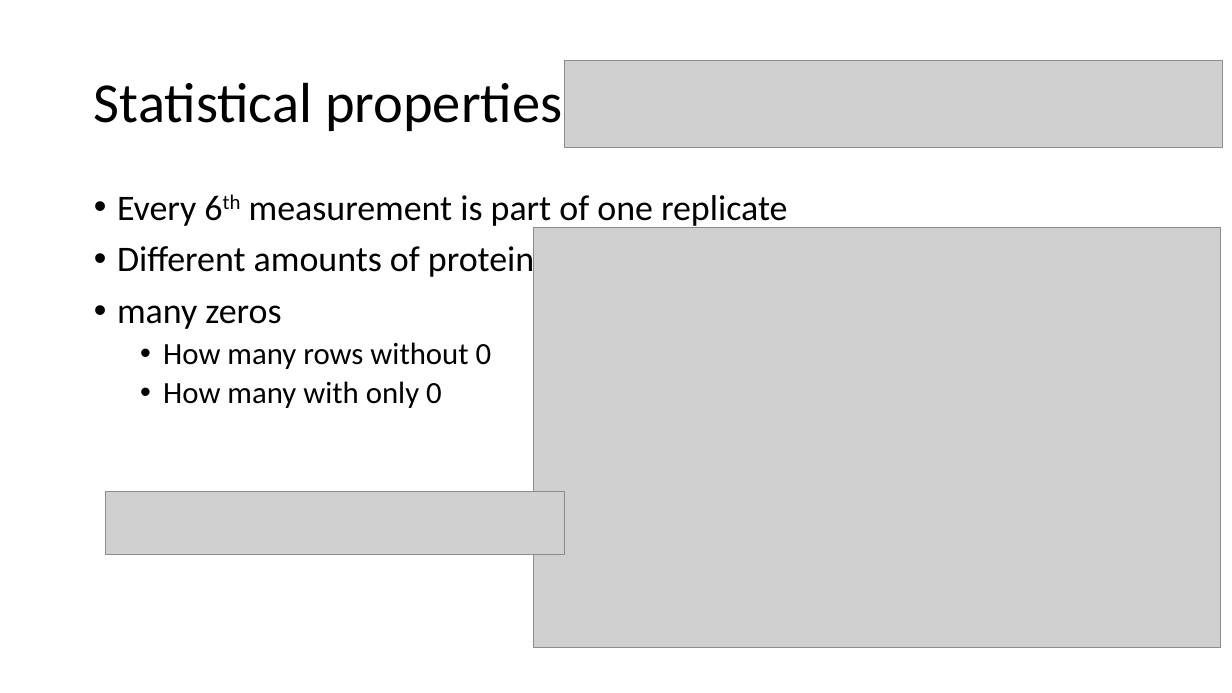
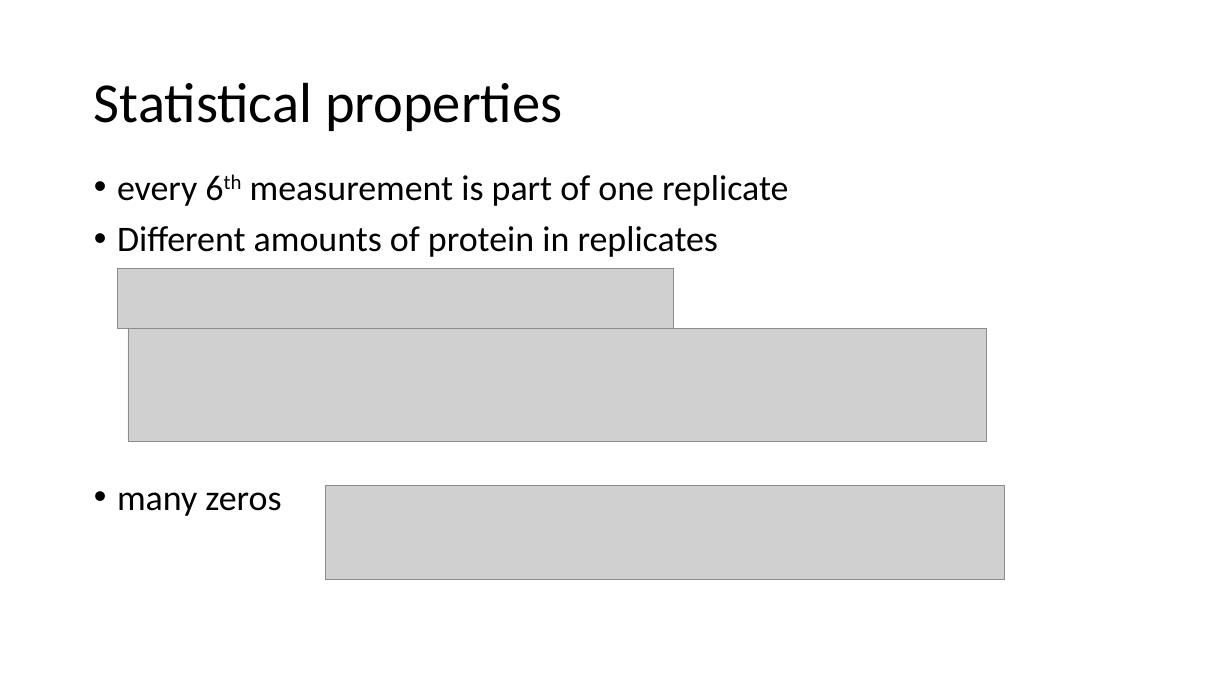
Before and after one commit to datascience-mobi-2022/2022-topic-03-team-05, a slide deck: slide 2 of Folien Data set.pptx. Drawn at 1232x693 pixels with LibreOffice and Linux fonts; fonts in the diff are those of the drawing; grey boxes stand for pictures. Boxes give left, top, right and bottom in pixels: in the first picture for what was removed or moved away, otherwise in the second. Text is boxed around its words. In the diff, an @@ line names an element or a change of style, - is before the commit and + after.

```diff
--- a/Folien Data set.pptx
+++ b/Folien Data set.pptx
@@ text "every 6th measurement is part ...": place and size @@
-text "every 6th measurement is part ..." at (117, 195, 787, 408)
+text "every 6th measurement is part ..." at (117, 175, 788, 516)
@@ text at (117, 175, 788, 206): text changed @@
-• Every 6th measurement is part of one replicate
+• every 6th measurement is part of one replicate
@@ picture: place and size @@
-picture at (533, 227, 1221, 648)
+picture at (117, 269, 674, 329)
@@ picture: place and size @@
-picture at (564, 60, 1223, 147)
+picture at (128, 328, 986, 442)
@@ text at (163, 342, 492, 408): paragraphs removed @@
-  • How many rows without 0
-  • How many with only 0
@@ picture: place and size @@
-picture at (106, 491, 565, 554)
+picture at (325, 486, 1005, 579)
```
Also in this commit, not shown: 2 other slides changed, 1 slide added.
